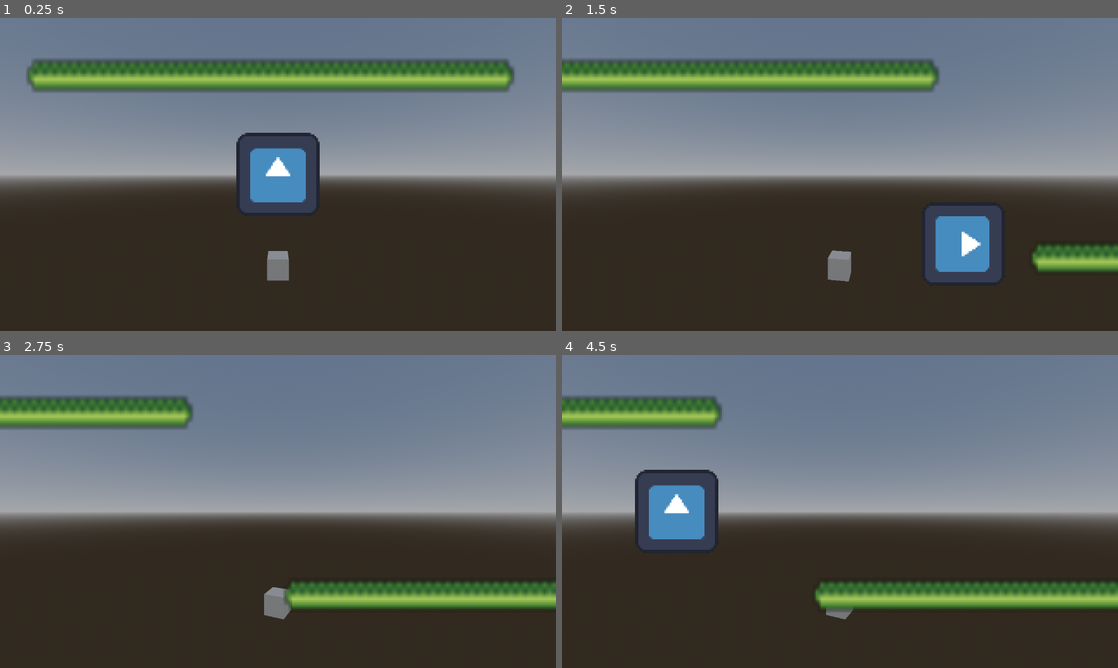
Above: before the commit, frames 1-4 (two rows, left to right).
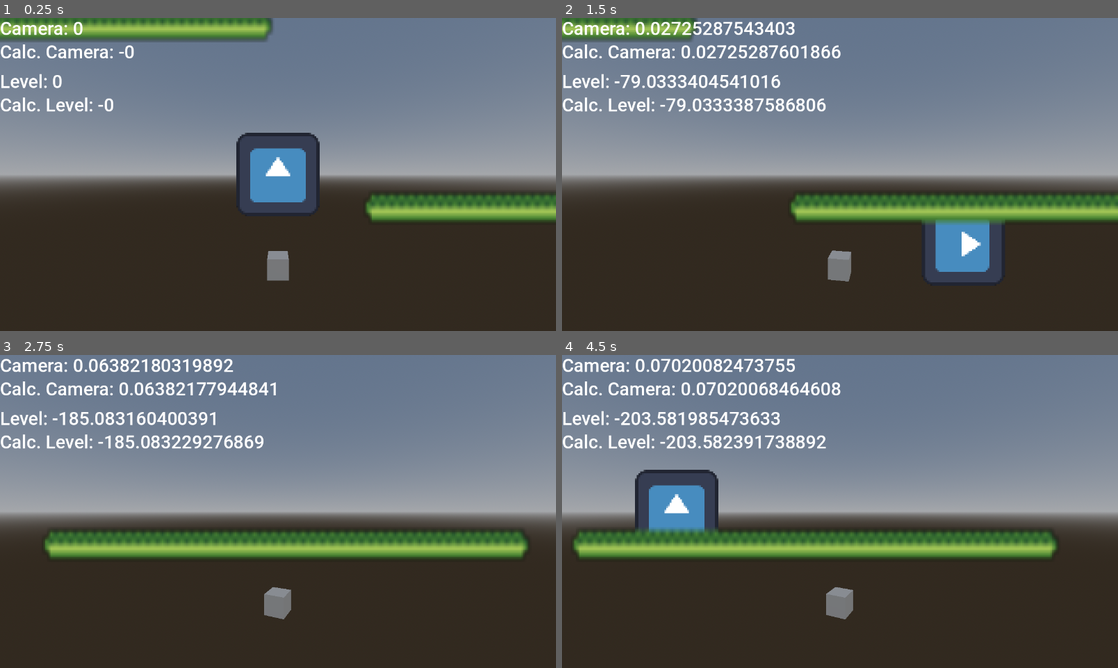
Above: after the commit, the same moments.

Repository: panorb/ludum-dare-55
Game: Godot game, scene res://game/game.tscn
Two runs of this game, one before a commit and one after it. Both use one fixed random seed, a clock stepped at 60 frames per second and the inputs below. The engine's default icon, where the game draws it, is replaced by a stand-in: a white triangle on a blue panel in a dark square.
Inputs (mouse positions are in pixels of both pictures, inside the frame that each line leads up to):
- Up to frame 1 (0.25 s): no input
- Up to frame 2 (1.5 s): tap Enter at 0.5 s; move the mouse to (962, 158) at 0.52 s; hold Right (ui_right) 0.53-1.28 s; click (962, 158) at 0.67 s; move the mouse to (728, 190) at 1.27 s; hold Down (ui_down) from 1.28 s (still down); click (728, 190) at 1.42 s
- Up to frame 3 (2.75 s): move the mouse to (333, 442) at 2.02 s; release Down (ui_down) at 2.03 s; hold Right (ui_right) from 2.03 s (still down); click (333, 442) at 2.17 s
- Up to frame 4 (4.5 s): move the mouse to (812, 574) at 2.77 s; release Right (ui_right) at 2.78 s; hold Up (ui_up) 2.78-3.53 s; click (812, 574) at 2.92 s; move the mouse to (1006, 558) at 3.52 s; hold Left (ui_left) from 3.53 s (still down); click (1006, 558) at 3.67 s; move the mouse to (673, 464) at 4.27 s; click (673, 464) at 4.42 s

The runs differ from the first frame. In frame 1, 16% of the frame differs, in the area x 0-100%, y 0-65%; in frame 2, 17%; in frame 3, 17%; in frame 4, 18%, in the area x 0-100%, y 1-83%.

Commit message:
Add some coordinate conversion function between Environment and Level

Diff:
--- a/godot/environment/environment.gd
+++ b/godot/environment/environment.gd
@@ -17,6 +17,7 @@
 
 func move_view(move_x: float):
 	rotate_cam_to_pos((get_camera_position() + move_x) * 360.0)
+	return get_camera_position()
 
 func _process(delta):
 	pass
--- a/godot/game/game.gd
+++ b/godot/game/game.gd
@@ -5,19 +5,25 @@
 @onready var environment := %Environment
 @onready var level := %Level
 
+const LEVEL_VIEW_MOVEMENT_SCALE = 1.45
+const ENVIRONMENT_CAMERA_MOVEMENT_SCALE = 0.0005
 
 func _process(delta):
 	var x_offset = level.get_player_offset(delta)
 	if abs(x_offset) > 45.0:
-		level.move_view(x_offset * -delta * 1.45)
-		environment.move_view(x_offset * delta * 0.0005)
+		level.move_view(x_offset * -delta * LEVEL_VIEW_MOVEMENT_SCALE)
+		environment.move_view(x_offset * delta * ENVIRONMENT_CAMERA_MOVEMENT_SCALE)
+	%CameraPosLabel.text = "Camera: " + str(environment.get_camera_position())
+	%CalculatedCameraLabel.text = "Calc. Camera: " + str(get_environment_camera_pos_from_level_x(level.get_level_view_x()))
+	%LevelViewLabel.text = "Level: " + str(level.get_level_view_x())
+	%CalculatedLevelViewLabel.text = "Calc. Level: " + str(get_level_x_from_environment_camera_pos(environment.get_camera_position()))
+	#
 
+func get_level_x_from_environment_camera_pos(camera_pos: float):
+	return -(camera_pos / ENVIRONMENT_CAMERA_MOVEMENT_SCALE) * LEVEL_VIEW_MOVEMENT_SCALE
 
-func _input(event):
-	pass
-	#if event is InputEventMouseButton:
-	#	if event.pressed:
-	#		print(level_viewport.get_mouse_position())
+func get_environment_camera_pos_from_level_x(level_x: float):
+	return -(level_x / LEVEL_VIEW_MOVEMENT_SCALE) * ENVIRONMENT_CAMERA_MOVEMENT_SCALE
 
 func _ready():
 	_on_window_size_changed()
--- a/godot/game/game.tscn
+++ b/godot/game/game.tscn
@@ -1,8 +1,9 @@
-[gd_scene load_steps=6 format=3 uid="uid://dayu6wxnccwhm"]
+[gd_scene load_steps=7 format=3 uid="uid://dayu6wxnccwhm"]
 
 [ext_resource type="PackedScene" uid="uid://wwe1ojobhi71" path="res://environment/environment.tscn" id="1_vykj5"]
 [ext_resource type="Script" path="res://game/game.gd" id="1_y27ob"]
 [ext_resource type="PackedScene" uid="uid://cwbdfcdw51eus" path="res://game/level.tscn" id="2_hvccx"]
+[ext_resource type="Theme" uid="uid://b0ci0o4ry5ldo" path="res://gui/debug_theme.tres" id="4_1vvct"]
 
 [sub_resource type="ViewportTexture" id="ViewportTexture_tjoow"]
 viewport_path = NodePath("EnvironmentTexture/EnvironmentViewport")
@@ -70,4 +71,35 @@
 [node name="Level" parent="LevelTexture/LevelViewport" instance=ExtResource("2_hvccx")]
 unique_name_in_owner = true
 
+[node name="DebugContainer" type="VBoxContainer" parent="."]
+layout_mode = 1
+anchors_preset = 15
+anchor_right = 1.0
+anchor_bottom = 1.0
+grow_horizontal = 2
+grow_vertical = 2
+theme = ExtResource("4_1vvct")
+
+[node name="CameraPosLabel" type="Label" parent="DebugContainer"]
+unique_name_in_owner = true
+layout_mode = 2
+text = "WOAH"
+
+[node name="CalculatedCameraLabel" type="Label" parent="DebugContainer"]
+unique_name_in_owner = true
+layout_mode = 2
+
+[node name="Control" type="Control" parent="DebugContainer"]
+custom_minimum_size = Vector2(0, 10)
+layout_mode = 2
+
+[node name="LevelViewLabel" type="Label" parent="DebugContainer"]
+unique_name_in_owner = true
+layout_mode = 2
+text = "YAY"
+
+[node name="CalculatedLevelViewLabel" type="Label" parent="DebugContainer"]
+unique_name_in_owner = true
+layout_mode = 2
+
 [connection signal="gui_input" from="LevelTexture" to="." method="_on_level_texture_gui_input"]
--- a/godot/game/level.gd
+++ b/godot/game/level.gd
@@ -14,3 +14,6 @@
 func move_view(move_x: float):
 	player.position.x += move_x
 	bullets.position.x += move_x
+
+func get_level_view_x():
+	return bullets.position.x
--- a/godot/game/level.tscn
+++ b/godot/game/level.tscn
@@ -13,7 +13,6 @@
 
 [node name="BulletContainer" type="Node2D" parent="."]
 unique_name_in_owner = true
-position = Vector2(139, 29)
 
 [node name="bullet" type="Sprite2D" parent="BulletContainer"]
 scale = Vector2(2.7912, -4.11901)
--- /dev/null
+++ b/godot/gui/debug_theme.tres
@@ -0,0 +1,7 @@
+[gd_resource type="Theme" load_steps=2 format=3 uid="uid://b0ci0o4ry5ldo"]
+
+[ext_resource type="FontFile" uid="uid://nwbgykkf6qrk" path="res://gui/roboto-medium.ttf" id="1_cvrt1"]
+
+[resource]
+Label/font_sizes/font_size = 42
+Label/fonts/font = ExtResource("1_cvrt1")
